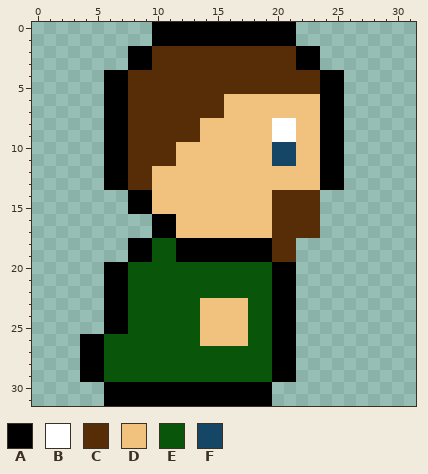
Two versions of one pixel-art sprite, Exploration Game/res/NPC/WizardRight2.png. This is how it looked before the edit.
The file is 96x96 pixels, drawn in blocks of 3x3; one block is one cell here.
Palette (. is transparent): A #000000  B #ffffff  C #562d07  D #f1c27d  E #095509  F #164665
The same view after the edit:
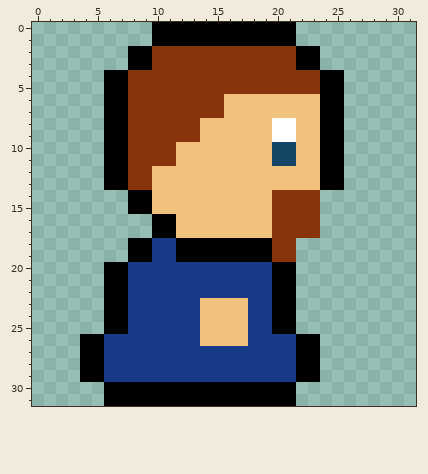
Changes in this commit:
Colour C changes from #562d07 to #87330b.
Colour E changes from #095509 to #183a87.
The author put colour A in rows 26 to 29 at x 22 to 23; in rows 30 to 31 at x 20 to 21.
Colour A becomes colour E in rows 26 to 29 at x 20 to 21.
Boxes around the changes in both pictures, in picture pixels (x1, y1, x2, y2):
changed: (128, 46, 320, 190)
changed: (104, 190, 320, 406)
